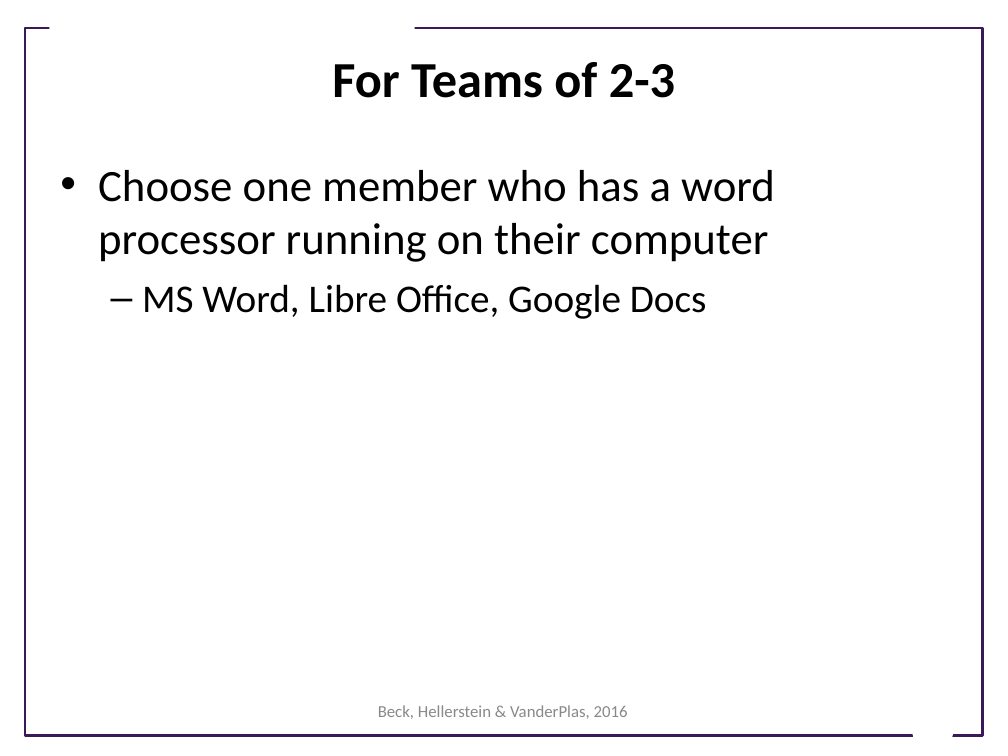
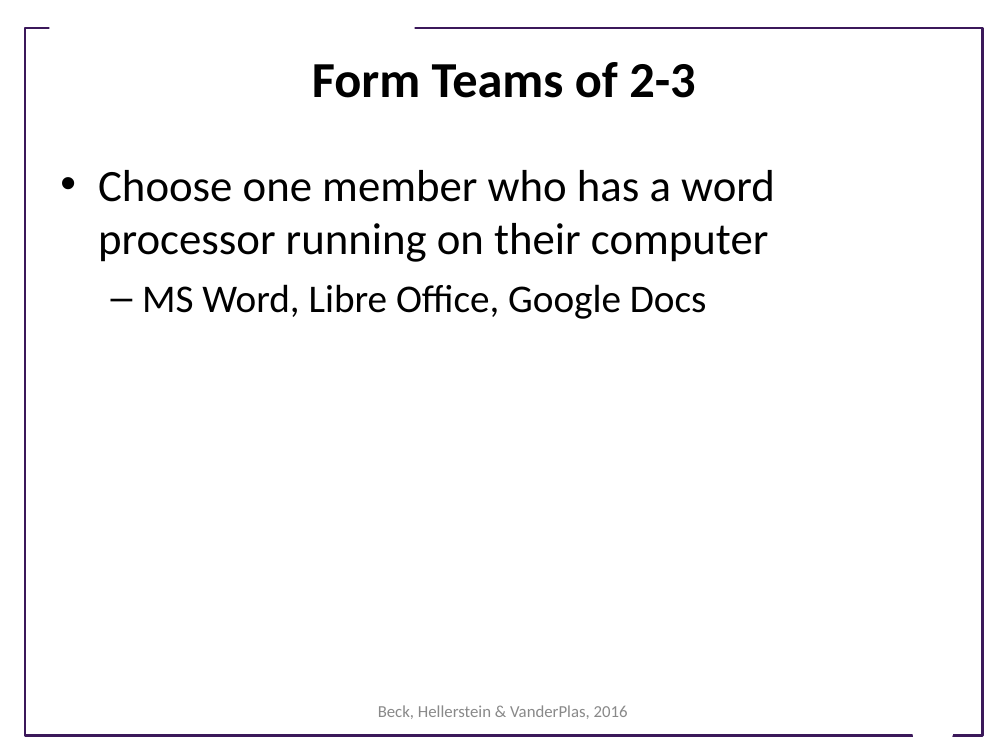
Before and after one commit to UWSEDS/LectureNotes, a slide deck: slide 2 of 10-Essentials-Of-Software-Design.ppt. Drawn at 1008x756 pixels with LibreOffice and Linux fonts; fonts in the diff are those of the drawing; background and template pictures are left out. Boxes give left, top, right and bottom in pixels: in the first picture for what was removed or moved away, otherwise in the second. Text is boxed around its words. In the diff, an @@ line names an element or a change of style, - is before the commit and + after.

Commit message:
Update working in teams

```diff
--- a/10-Essentials-Of-Software-Design.ppt
+++ b/10-Essentials-Of-Software-Design.ppt
@@ title at box(312, 62, 695, 98): text changed @@
-For Teams of 2-3
+Form Teams of 2-3
```
Also in this commit, not shown: 2 other files.
